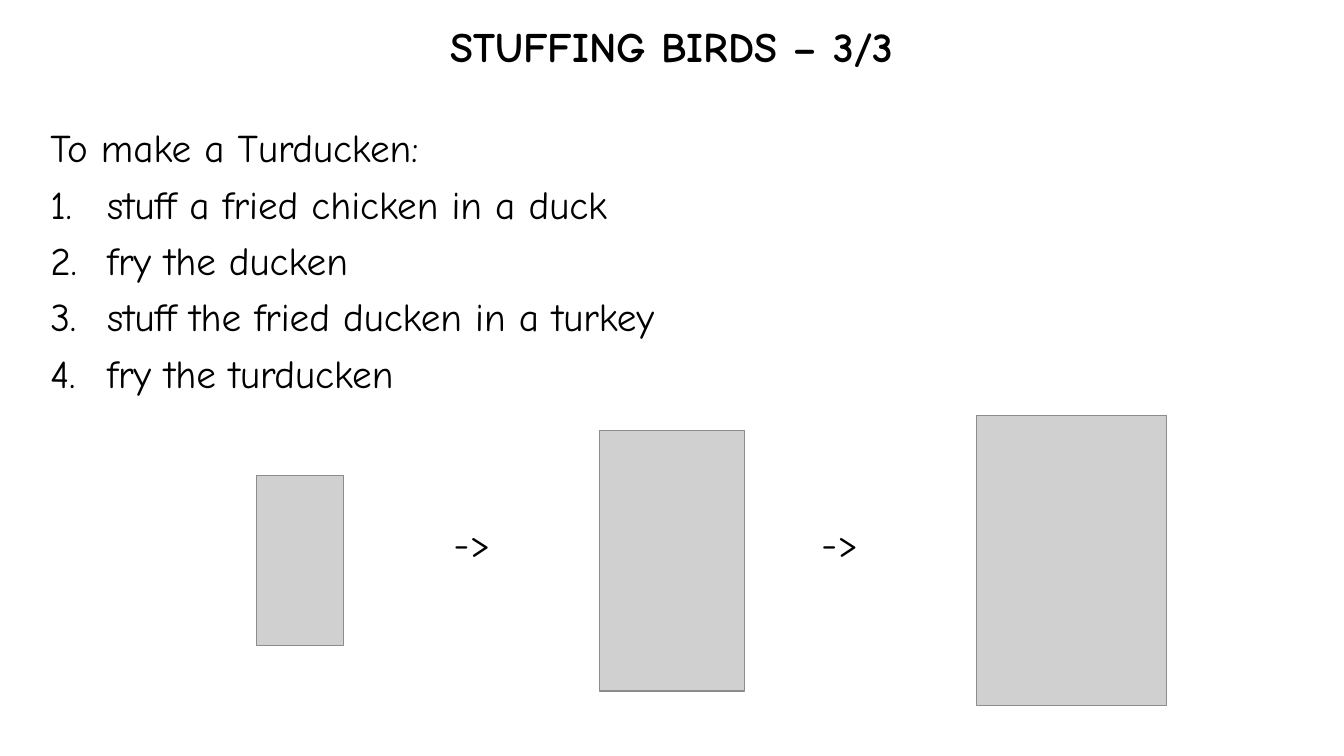
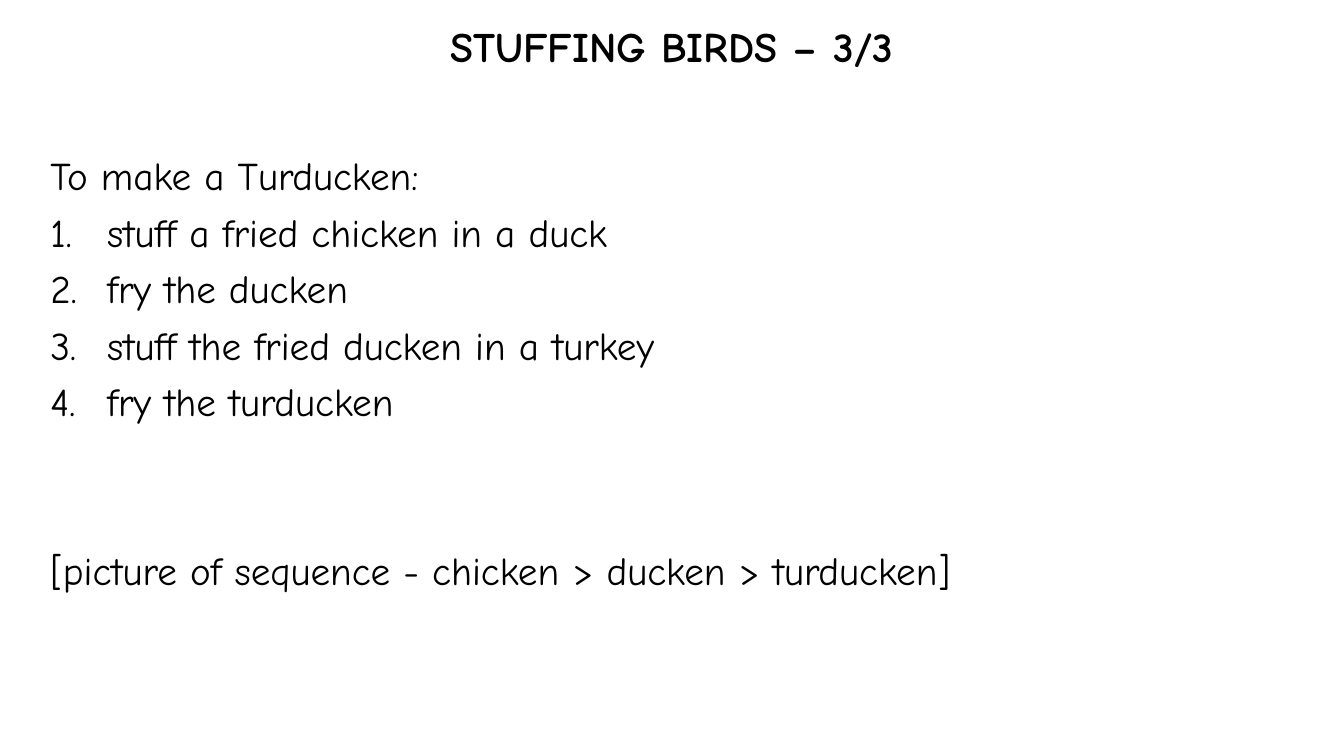
Before and after one commit to hwaet/LD48, a slide deck: slide 15 of Assets/Instructions/Source.pptx. Drawn at 1344x756 pixels with LibreOffice and Linux fonts; fonts in the diff are those of the drawing; grey boxes stand for pictures. Boxes give left, top, right and bottom in pixels: in the first picture for what was removed or moved away, otherwise in the second. Text is boxed around its words. In the diff, an @@ line names an element or a change of style, - is before the commit and + after.

```diff
--- a/Assets/Instructions/Source.pptx
+++ b/Assets/Instructions/Source.pptx
@@ picture removed at (977, 415, 1168, 706) @@
@@ picture removed at (600, 431, 745, 692) @@
@@ picture removed at (256, 476, 343, 646) @@
@@ text at (50, 553, 950, 593): text changed @@
--> ->
+[picture of sequence - chicken > ducken > turducken]
```
Also in this commit, not shown: 9 other slides changed, 30 other files.
